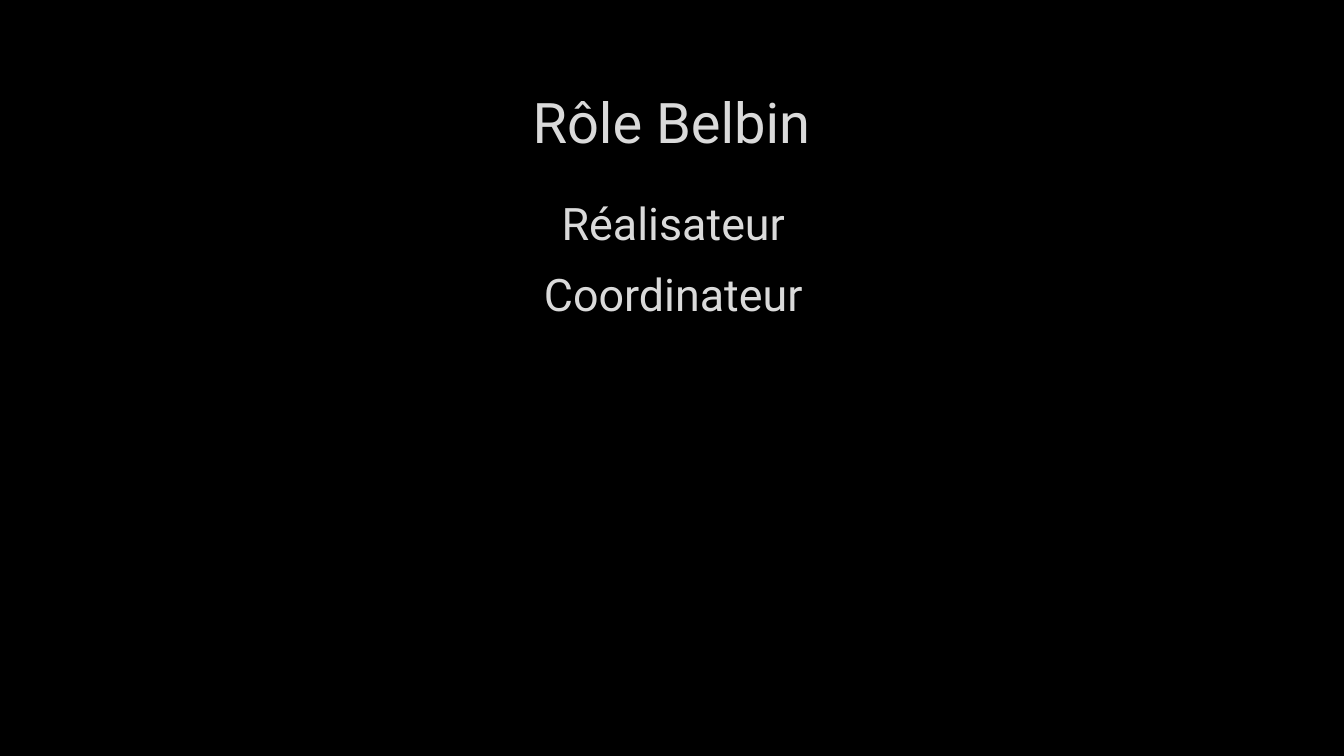
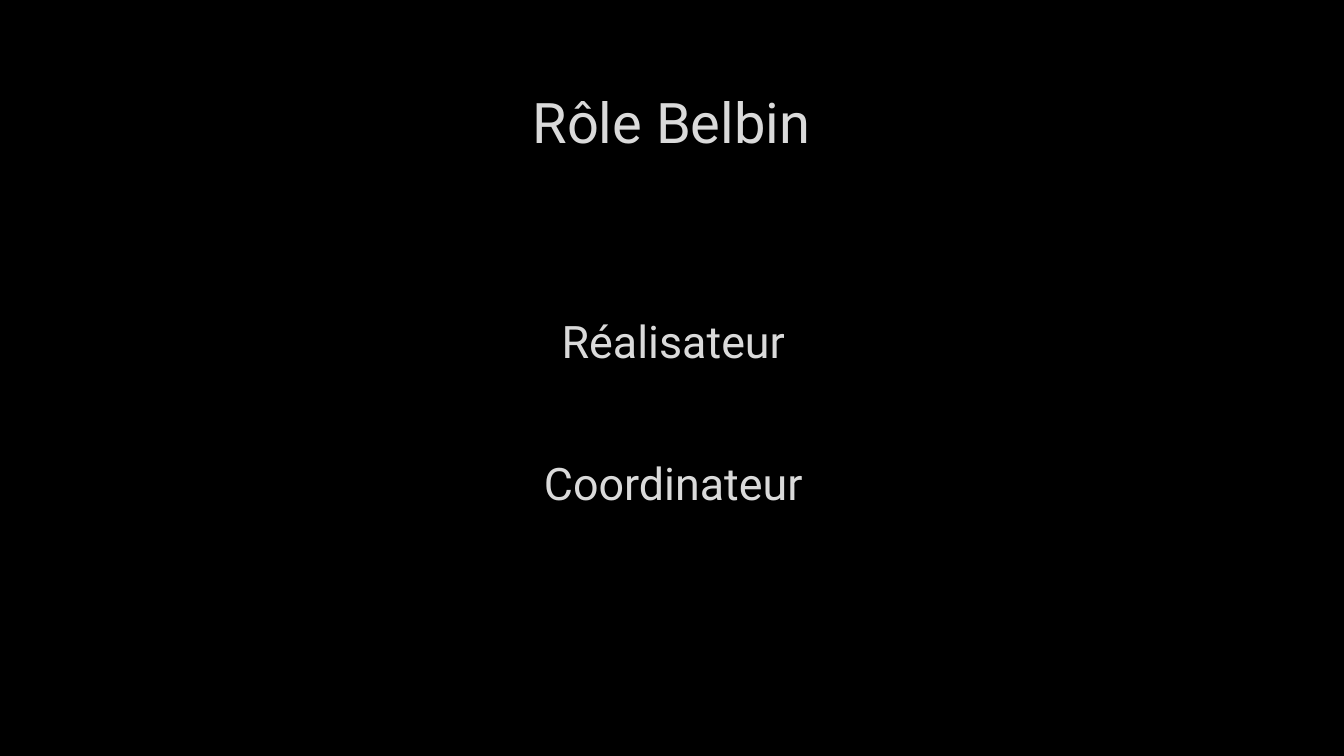
Before and after one commit to Pistou2/P_GestProj, a slide deck: slide 8 of Présentation/merkya.pptx. Drawn at 1344x756 pixels with LibreOffice and Linux fonts; fonts in the diff are those of the drawing; background and template pictures are left out. Boxes give left, top, right and bottom in pixels: in the first picture for what was removed or moved away, otherwise in the second. Text is boxed around its words. In the diff, an @@ line names an element or a change of style, - is before the commit and + after.

```diff
--- a/Présentation/merkya.pptx
+++ b/Présentation/merkya.pptx
@@ text "Réalisateur" rewrapped from [544, 206, 802, 312] to [544, 324, 802, 501] @@
```
Also in this commit, not shown: 1 other slide changed, 1 slide added.
